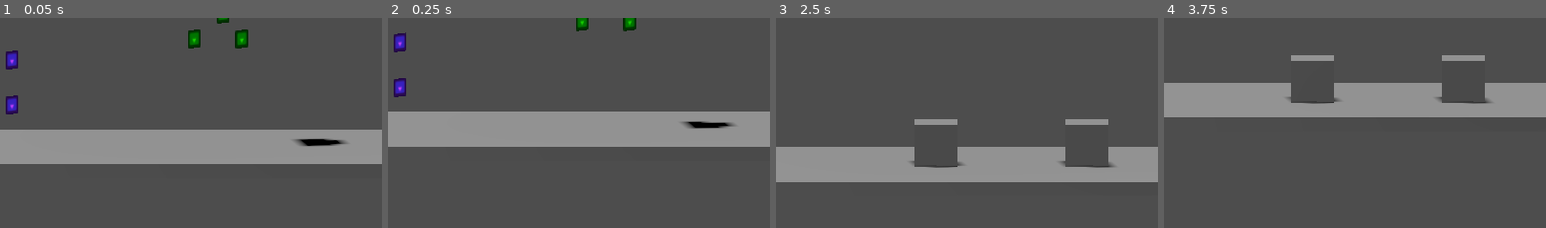
Above: before the commit, frames 1-4 (left to right).
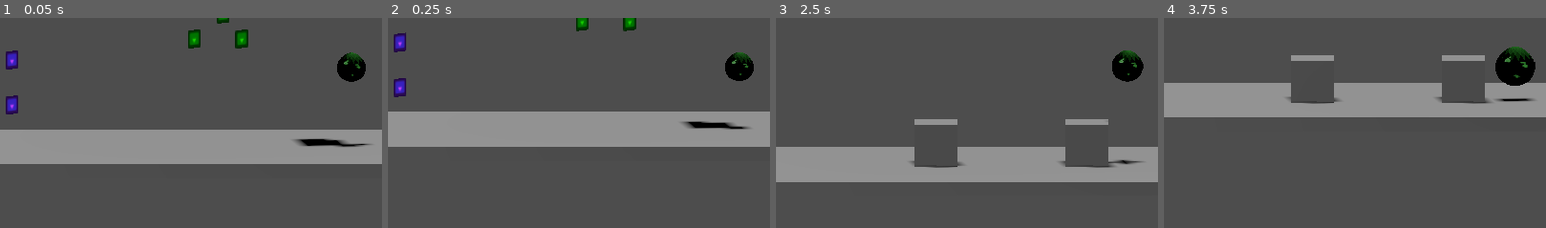
Above: after the commit, the same moments.

Repository: Isaac-Salas/GameOff2023
Game: Godot game, scene res://Levels/LevelTest.tscn
The game is run twice, just before and just after one commit, with the same random seed, the same clock (stepped at 60 frames per second) and the same inputs. The engine's default icon, where the game draws it, is replaced by a stand-in: a white triangle on a blue panel in a dark square.
Inputs:
- Up to frame 1 (0.05 s): no input
- Up to frame 2 (0.25 s): no input
- Up to frame 3 (2.5 s): tap Enter (ui_accept) at 0.5, 0.77, 1.52 s; hold Right (ui_right) 0.53-1.28 s; hold X 0.53-1.28 s; hold Down (ui_down) 1.28-2.03 s; tap Z at 1.35 s; hold Right (ui_right) from 2.03 s (still down); hold C from 2.03 s (still down)
- Up to frame 4 (3.75 s): release Right (ui_right) at 2.78 s; release C at 2.78 s; hold Up (ui_up) 2.78-3.53 s; tap X at 2.85 s; tap Enter (ui_accept) at 3.02 s; hold Left (ui_left) from 3.53 s (still down); hold Z from 3.53 s (still down)
The pictures show only the part of the screen within x 4-54%, y 50-100%; the shares and areas given below are measured in that part.

The runs differ from the first frame. In frame 1, 0.9% of the frame differs, in the area x 86-98%, y 16-62%; in frame 2, 0.9%; in frame 3, 1.1%; in frame 4, 1.7%, in the area x 86-98%, y 13-40%.

Commit message:
Step 1.
Only added the 3D model but it still doesnt play the animation, will fix that inmediatly

Diff:
--- a/Player/PlayerTest.tscn
+++ b/Player/PlayerTest.tscn
@@ -1,9 +1,9 @@
-[gd_scene load_steps=16 format=3 uid="uid://dfesb1kbd4d35"]
+[gd_scene load_steps=17 format=3 uid="uid://dfesb1kbd4d35"]
 
 [ext_resource type="Script" path="res://Player/PlayerTest.gd" id="1_20tws"]
+[ext_resource type="PackedScene" uid="uid://bi41fhe1dahtb" path="res://Models/Player/(Jump-Animation)Prot-Slime 3d.glb" id="2_x6n6i"]
 
-[sub_resource type="BoxMesh" id="BoxMesh_wml4e"]
-size = Vector3(2, 2, 2)
+[sub_resource type="PlaceholderMesh" id="PlaceholderMesh_7qnl7"]
 
 [sub_resource type="CapsuleShape3D" id="CapsuleShape3D_b827x"]
 radius = 1.0
@@ -81,8 +81,10 @@
 script = ExtResource("1_20tws")
 
 [node name="MeshInstance3D" type="MeshInstance3D" parent="."]
-visible = false
-mesh = SubResource("BoxMesh_wml4e")
+mesh = SubResource("PlaceholderMesh_7qnl7")
+
+[node name="(Jump-Animation)Prot-Slime 3d" parent="MeshInstance3D" instance=ExtResource("2_x6n6i")]
+transform = Transform3D(1, 0, 0, 0, 1, 0, 0, 0, 1, 0, -1, 0)
 
 [node name="CollisionShape3D" type="CollisionShape3D" parent="."]
 shape = SubResource("CapsuleShape3D_b827x")
--- /dev/null
+++ b/Player/SlimewAnim.tscn
@@ -0,0 +1,5 @@
+[gd_scene load_steps=2 format=3 uid="uid://vyuurvfh16o7"]
+
+[ext_resource type="PackedScene" uid="uid://bi41fhe1dahtb" path="res://Models/Player/(Jump-Animation)Prot-Slime 3d.glb" id="1_l4771"]
+
+[node name="(Jump-Animation)Prot-Slime 3d" instance=ExtResource("1_l4771")]
Not shown, removed: Models/Player/(Jump-Animation) Prot-Slime 3d.obj
Binary file removed: Models/Player/(Jump-Animation)Prot-Slime 3d.fbx
Not shown, added: Models/Player/(Jump-Animation)Prot-Slime 3d.glb.import
Not shown, added: Models/Player/(Jump-Animation)Prot-Slime 3d.gltf.import
Binary file added: Models/Player/(Jump-Animation)Prot-Slime 3d_Fingerprints_01_1K.png
Not shown, added: Models/Player/(Jump-Animation)Prot-Slime 3d_Fingerprints_01_1K.png.import
Binary file added: Models/Player/(Jump-Animation)Prot-Slime 3d_Fingerprints_01_1K_1.png
Not shown, added: Models/Player/(Jump-Animation)Prot-Slime 3d_Fingerprints_01_1K_1.png.import
Not shown, removed: Models/Player/(No-Animation) Prot-Slime 3d.obj
Not shown, removed: Models/Player/Prot-Slime 3d.obj
